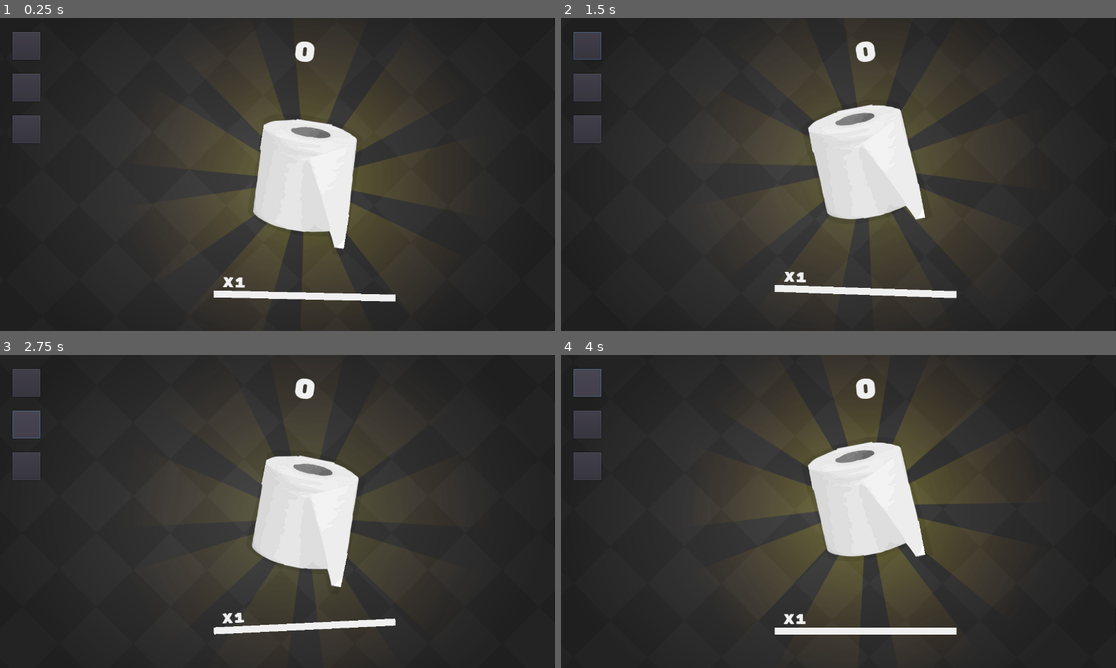
Above: before the commit, frames 1-4 (two rows, left to right).
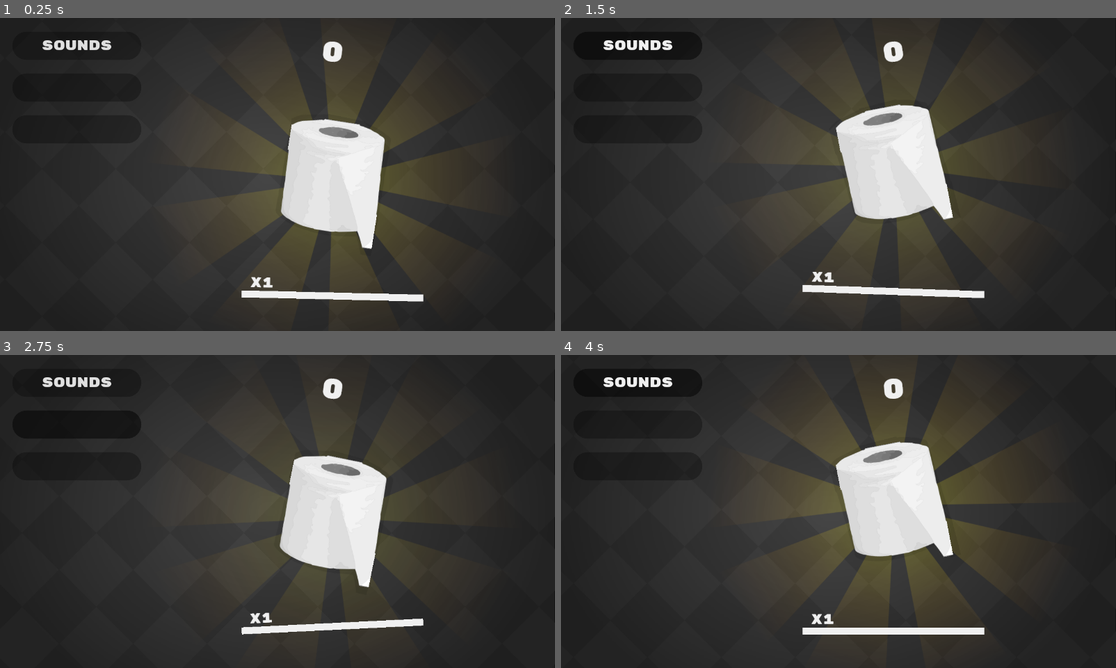
Above: after the commit, the same moments.

Repository: magwoo/PaperClicker
Game: Godot game, scene res://gameplay/game.tscn
Same seed, same stepped clock (60 frames per second), same inputs: the game is played once before the commit and once after it. The engine's default icon, where the game draws it, is replaced by a stand-in: a white triangle on a blue panel in a dark square.
Inputs (mouse positions are in pixels of both pictures, inside the frame that each line leads up to; where the layout moved, square brackets give the same spot in the first picture):
- Up to frame 1 (0.25 s): no input
- Up to frame 2 (1.5 s): click (588, 46) at 0.52 s; click (638, 46) at 1.25 s, where only the run after the commit has a clickable "SOUNDS"
- Up to frame 3 (2.75 s): click (77, 423) [27, 423] at 2 s
- Up to frame 4 (4 s): click (638, 467) [588, 467] at 2.75 s; click (588, 383) at 3.52 s

The runs differ from the first frame. In frame 1, 9.8% of the frame differs, in the area x 2-77%, y 4-91%; in frame 2, 7.6%; in frame 3, 7.1%; in frame 4, 11%, in the area x 2-79%, y 4-90%.

Commit message:
added open/close menu and translation

Diff:
--- a/gameplay/game.tscn
+++ b/gameplay/game.tscn
@@ -7,6 +7,7 @@
 [ext_resource path="res://menu/multiplier_bar/multiplier_bar.tscn" type="PackedScene" id=5]
 [ext_resource path="res://gameplay/scripts/temp_node.gd" type="Script" id=6]
 [ext_resource path="res://gameplay/press_number/press_number.tscn" type="PackedScene" id=7]
+[ext_resource path="res://menu/menu.tscn" type="PackedScene" id=8]
 
 [sub_resource type="DynamicFont" id=1]
 size = 64
@@ -19,42 +20,7 @@
 script = ExtResource( 1 )
 press_number_packed = ExtResource( 7 )
 
-[node name="Menu" type="Control" parent="."]
-margin_right = 128.0
-margin_bottom = 720.0
-rect_min_size = Vector2( 128, 0 )
-
-[node name="MarginContainer" type="MarginContainer" parent="Menu"]
-anchor_right = 1.0
-anchor_bottom = 1.0
-custom_constants/margin_right = 32
-custom_constants/margin_top = 32
-custom_constants/margin_left = 32
-custom_constants/margin_bottom = 32
-
-[node name="VBoxContainer" type="VBoxContainer" parent="Menu/MarginContainer"]
-margin_left = 32.0
-margin_top = 32.0
-margin_right = 96.0
-margin_bottom = 688.0
-custom_constants/separation = 32
-
-[node name="Button" type="Button" parent="Menu/MarginContainer/VBoxContainer"]
-margin_right = 64.0
-margin_bottom = 64.0
-rect_min_size = Vector2( 64, 64 )
-
-[node name="Button2" type="Button" parent="Menu/MarginContainer/VBoxContainer"]
-margin_top = 96.0
-margin_right = 64.0
-margin_bottom = 160.0
-rect_min_size = Vector2( 64, 64 )
-
-[node name="Button3" type="Button" parent="Menu/MarginContainer/VBoxContainer"]
-margin_top = 192.0
-margin_right = 64.0
-margin_bottom = 256.0
-rect_min_size = Vector2( 64, 64 )
+[node name="Menu" parent="." instance=ExtResource( 8 )]
 
 [node name="Gameplay" type="Control" parent="."]
 margin_left = 132.0
--- /dev/null
+++ b/menu/menu.gd
@@ -0,0 +1,45 @@
+extends Control
+
+
+var opened: bool = false
+
+onready var margin_container: MarginContainer = $MarginContainer
+onready var tween: Tween = Tween.new()
+
+
+func _ready() -> void:
+	self.add_child(tween)
+	close()
+
+
+func _process(delta: float) -> void:
+	if get_global_mouse_position().x < 128.0 && !opened:
+		open()
+	if get_global_mouse_position().x > 420.0 && opened:
+		close()
+
+
+func open() -> void:
+	opened = true
+	tween.interpolate_property(
+		self, 'rect_min_size', self.rect_min_size, Vector2(256.0, 0.0),
+		0.2, Tween.TRANS_BACK, Tween.EASE_OUT
+	); tween.interpolate_property(
+		self, 'modulate', self.modulate, Color.white, 0.1
+	); tween.interpolate_property(
+		margin_container, 'rect_position', margin_container.rect_position,
+		Vector2.ZERO, 0.2, Tween.TRANS_BACK, Tween.EASE_OUT
+	); tween.start()
+
+
+func close() -> void:
+	opened = false
+	tween.interpolate_property(
+		self, 'rect_min_size', self.rect_min_size, Vector2.ZERO,
+		0.2, Tween.TRANS_BACK, Tween.EASE_OUT
+	); tween.interpolate_property(
+		self, 'modulate', self.modulate, Color.transparent, 0.1
+	); tween.interpolate_property(
+		margin_container, 'rect_position', margin_container.rect_position,
+		Vector2(-128.0, 0.0), 0.2, Tween.TRANS_BACK, Tween.EASE_OUT
+	);  tween.start()
--- /dev/null
+++ b/menu/menu.tscn
@@ -0,0 +1,71 @@
+[gd_scene load_steps=5 format=2]
+
+[ext_resource path="res://menu/menu.gd" type="Script" id=1]
+[ext_resource path="res://resources/fonts/rubik.ttf" type="DynamicFontData" id=2]
+
+[sub_resource type="DynamicFont" id=2]
+size = 32
+use_filter = true
+font_data = ExtResource( 2 )
+
+[sub_resource type="StyleBoxFlat" id=1]
+bg_color = Color( 0, 0, 0, 0.3 )
+corner_radius_top_left = 32
+corner_radius_top_right = 32
+corner_radius_bottom_right = 32
+corner_radius_bottom_left = 32
+
+[node name="Menu" type="Control"]
+margin_right = 128.0
+margin_bottom = 720.0
+rect_min_size = Vector2( 360, 0 )
+script = ExtResource( 1 )
+
+[node name="MarginContainer" type="MarginContainer" parent="."]
+margin_right = 360.0
+margin_bottom = 720.0
+custom_constants/margin_right = 32
+custom_constants/margin_top = 32
+custom_constants/margin_left = 32
+custom_constants/margin_bottom = 32
+
+[node name="VBoxContainer" type="VBoxContainer" parent="MarginContainer"]
+margin_left = 32.0
+margin_top = 32.0
+margin_right = 328.0
+margin_bottom = 688.0
+custom_constants/separation = 32
+
+[node name="Button" type="Button" parent="MarginContainer/VBoxContainer"]
+margin_right = 296.0
+margin_bottom = 64.0
+rect_min_size = Vector2( 64, 64 )
+custom_fonts/font = SubResource( 2 )
+custom_styles/hover = SubResource( 1 )
+custom_styles/pressed = SubResource( 1 )
+custom_styles/focus = SubResource( 1 )
+custom_styles/disabled = SubResource( 1 )
+custom_styles/normal = SubResource( 1 )
+text = "SOUNDS"
+
+[node name="Button2" type="Button" parent="MarginContainer/VBoxContainer"]
+margin_top = 96.0
+margin_right = 296.0
+margin_bottom = 160.0
+rect_min_size = Vector2( 64, 64 )
+custom_styles/hover = SubResource( 1 )
+custom_styles/pressed = SubResource( 1 )
+custom_styles/focus = SubResource( 1 )
+custom_styles/disabled = SubResource( 1 )
+custom_styles/normal = SubResource( 1 )
+
+[node name="Button3" type="Button" parent="MarginContainer/VBoxContainer"]
+margin_top = 192.0
+margin_right = 296.0
+margin_bottom = 256.0
+rect_min_size = Vector2( 64, 64 )
+custom_styles/hover = SubResource( 1 )
+custom_styles/pressed = SubResource( 1 )
+custom_styles/focus = SubResource( 1 )
+custom_styles/disabled = SubResource( 1 )
+custom_styles/normal = SubResource( 1 )
--- a/resources/translation/translation.csv
+++ b/resources/translation/translation.csv
@@ -15,3 +15,9 @@
 #CLICK;НАЖАТИЕ;CLICK
 #PPS;В СЕКУНДУ;PER SECOND
 #PPC;ЗА КЛИК;PER CLICK
+#SOUNDS;ЗВУКИ;SOUNDS
+#LANG;ЯЗЫК;LANG
+#LEADERBOARD;ТОП;LEADERBOARD
+#ON;ВКЛ;ON
+#OFF;ВЫКЛ;OFF
+#MUSIC;МУЗЫКА;MUSIC
Not shown: 1 places in gameplay/game.tscn that only renumber resources
